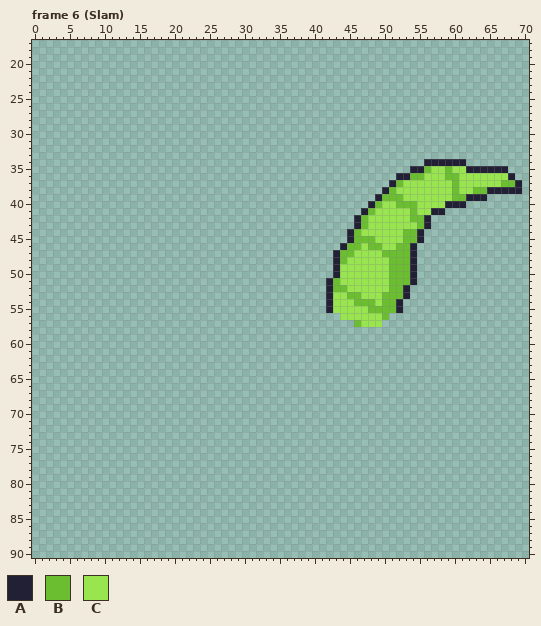
Pixel-art file, stored at Objects/Enemies/Vine/Vine.aseprite. Above is the file before it was changed.
96x96 pixels, 60 frames. Shown: frame 6 (Slam): x 0..70, y 17..90. The commit also changed other frames, which this record leaves out.
Palette (. is transparent): A #222034  B #6abe30  C #99e550
Pixels before, frame 6 (Slam) (only the part around the change), first column x 0:
42 ..............................................ABCCCCCCBBA..........
43 ..............................................ABCCCCCCCBA..........
44 .............................................ABCCCCCCBBA...........
45 .............................................ABBBCCCCBBA...........
46 ............................................ABBCBBCCBBA............
47 ...........................................ABBCCCCBBBBA............
48 ...........................................ABCCCCCCBBBA............
49 ...........................................ACCCCCCCBBBA............
50 ...........................................ACCCCCCCBBBA............
51 ..........................................ABCCCCCCCBBBA............
52 ..........................................ABBCCCCCCBBA.............
53 ..........................................ACCBBCCCBBBA.............
54 ..........................................ACCCBBBCBBA..............
55 ..........................................ACCCCCBBBBA..............
56 ............................................CCCCCCB................
57 ..............................................BCCC.................
58 ...................................................................
59 ...................................................................
60 ...................................................................
61 ...................................................................
62 ...................................................................
63 ...................................................................
64 ...................................................................
65 ...................................................................
66 ...................................................................
67 ...................................................................
68 ...................................................................
69 ...................................................................
70 ...................................................................
71 ...................................................................
72 ...................................................................
73 ...................................................................
74 ...................................................................
75 ...................................................................
76 ...................................................................
77 ...................................................................
78 ...................................................................
79 ...................................................................
80 ...................................................................
81 ...................................................................
82 ...................................................................
83 ...................................................................
The result:
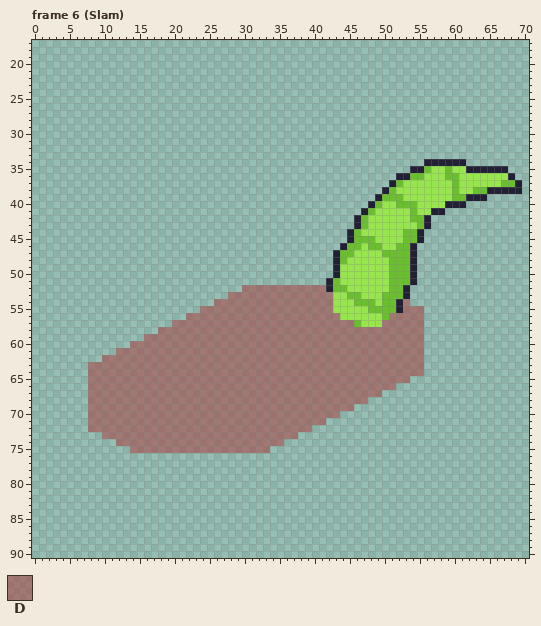
Colours new in this view: D #ac323280
The exact change:
layer "Layer 3" now shown
Frame 6 (Slam), layers "Layer 1", "Layer 3":
y 52: x 30..41 ............ -> DDDDDDDDDDDD
y 53: x 28..42 ..............A -> DDDDDDDDDDDDDDD
y 54: x 26..42 ................A -> DDDDDDDDDDDDDDDDD; x 53 . -> D
y 55: x 24..42 ..................A -> DDDDDDDDDDDDDDDDDDD; x 53..55 ... -> DDD
y 56: x 22..43 ...................... -> DDDDDDDDDDDDDDDDDDDDDD; x 51..55 ..... -> DDDDD
y 57: x 20..45 .......................... -> DDDDDDDDDDDDDDDDDDDDDDDDDD; x 50..55 ...... -> DDDDDD
y 58: x 18..55 ...................................... -> DDDDDDDDDDDDDDDDDDDDDDDDDDDDDDDDDDDDDD
y 59: x 16..55 ........................................ -> DDDDDDDDDDDDDDDDDDDDDDDDDDDDDDDDDDDDDDDD
y 60: x 14..55 .......................................... -> DDDDDDDDDDDDDDDDDDDDDDDDDDDDDDDDDDDDDDDDDD
y 61: x 12..55 ............................................ -> DDDDDDDDDDDDDDDDDDDDDDDDDDDDDDDDDDDDDDDDDDDD
y 62: x 10..55 .............................................. -> DDDDDDDDDDDDDDDDDDDDDDDDDDDDDDDDDDDDDDDDDDDDDD
y 63..64: x 8..55 ................................................ -> DDDDDDDDDDDDDDDDDDDDDDDDDDDDDDDDDDDDDDDDDDDDDDDD
y 65: x 8..53 .............................................. -> DDDDDDDDDDDDDDDDDDDDDDDDDDDDDDDDDDDDDDDDDDDDDD
y 66: x 8..51 ............................................ -> DDDDDDDDDDDDDDDDDDDDDDDDDDDDDDDDDDDDDDDDDDDD
y 67: x 8..49 .......................................... -> DDDDDDDDDDDDDDDDDDDDDDDDDDDDDDDDDDDDDDDDDD
y 68: x 8..47 ........................................ -> DDDDDDDDDDDDDDDDDDDDDDDDDDDDDDDDDDDDDDDD
y 69: x 8..45 ...................................... -> DDDDDDDDDDDDDDDDDDDDDDDDDDDDDDDDDDDDDD
y 70: x 8..43 .................................... -> DDDDDDDDDDDDDDDDDDDDDDDDDDDDDDDDDDDD
y 71: x 8..41 .................................. -> DDDDDDDDDDDDDDDDDDDDDDDDDDDDDDDDDD
y 72: x 8..39 ................................ -> DDDDDDDDDDDDDDDDDDDDDDDDDDDDDDDD
y 73: x 10..37 ............................ -> DDDDDDDDDDDDDDDDDDDDDDDDDDDD
y 74: x 12..35 ........................ -> DDDDDDDDDDDDDDDDDDDDDDDD
y 75: x 14..33 .................... -> DDDDDDDDDDDDDDDDDDDD
Boxes around the changes in both pictures, in picture pixels (x1, y1, x2, y2):
changed: (88, 285, 424, 453)
